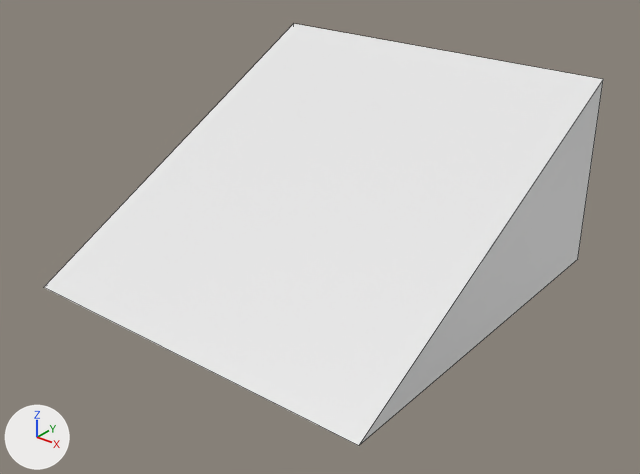
The FBX model Content/Meshes/Architecture/Stone_Ruin_Modular_Kit/SM_A_StoneStairs_2x2x1_01.fbx, before and after one commit.
Both versions are drawn from a 50 mm camera at (3.59, -4.22, 2.21) aimed at (1.09, -1.1, 0.28). Every picture has the same lights, and +X, +Y and +Z are marked at lower left. The older version comes first. Mesh edges are drawn as thin lines.

In view in the first picture: 'SM_A_StoneStairs_2x2x1_01'.
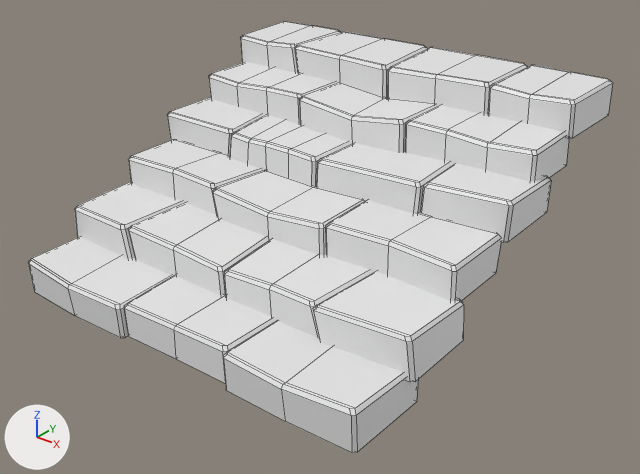
Edits to the bpy script that builds the scene:
```text
Change me_cube_042:
    used by ob_sm_a_stonestairs_2x2x1_01; location = (0.0, 0.0, 0.0); rotation_euler = (0.0, 0.0, 3.142), in degrees (0, 0, 180); scale = (0.0, 0.0, 0.0)
    remove me_cube_042.from_pydata(...)  # 6 vertices, 5 faces; spans x -2000000.0..0.0, y 0.0..2000000.0, z 0.0..1000275.0
    add me_cube_042.from_pydata(...)  # 704 vertices, 662 faces; spans x -280.0..8.0, y -1.0..309.0, z -3.0..145.0
    me_cube_042 part 1: 6 vertices removed from x -2000000.0..0.0, y 0.0..2000000.0, z 0.0..1000275.0; 704 vertices added at x -280.0..8.0, y -1.0..309.0, z -3.0..145.0
Change ob_sm_a_stonestairs_2x2x1_01:
    ob_sm_a_stonestairs_2x2x1_01.rotation_euler: (0.0, 0.0, 3.142) -> (0.0, 0.0, -3.142)  # degrees (0, 0, 180) -> degrees (0, 0, -180)
    ob_sm_a_stonestairs_2x2x1_01.scale: (0.0, 0.0, 0.0) -> (0.0074, 0.00671, 0.007)
```

Pixel boxes (x1, y1, x2, y2) of what changed, in the pictures (640 x 474 px):
'SM_A_StoneStairs_2x2x1_01', reshaped, turned, rescaled: before (44, 24, 603, 445); after (28, 21, 613, 453)
